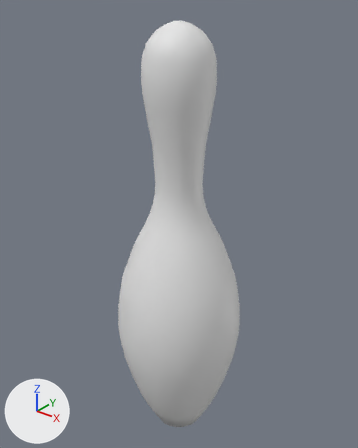
Two versions of the FBX model Bowling/Assets/Models/Bowling Pin.fbx, one commit apart.
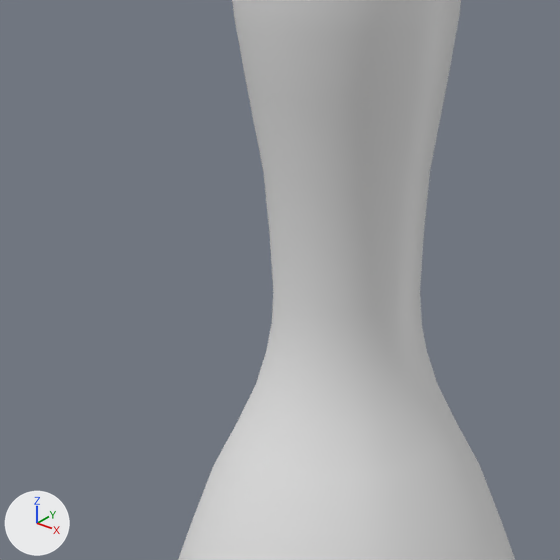
Each version appears first whole from a 50 mm camera at (3.37, -4.21, 2.98) aimed at (-0.09, 0.11, 0.3), and next in a close-up on the part from 19% to 69% of the width and 20% to 60% of the height. Arrows for +X, +Y and +Z are at lower left; the lights stay in place. Where no turn or scale is listed for an object, it has been applied to the vertices. Vertices at the same position are counted once.
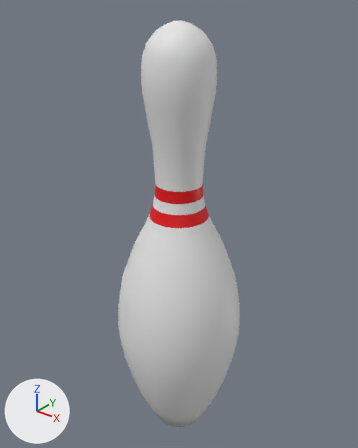
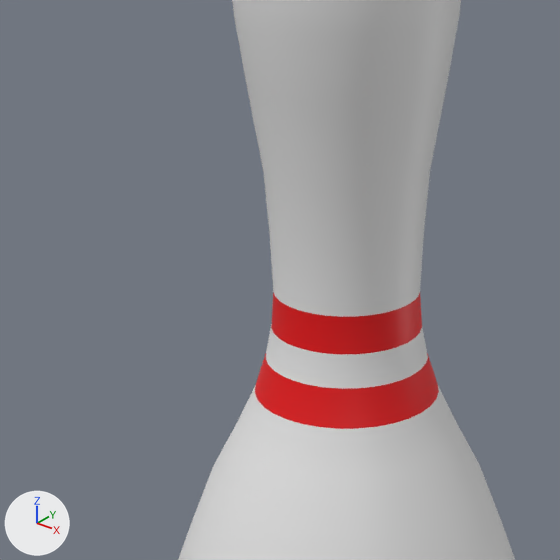
Boxes [x1, y1, x2, y2] around the edits, measured in the close-ups (560 x 560 px):
part 1 of me_circle, recoloured (white to red): [255, 353, 439, 429] in both
part 2 of me_circle, recoloured (white to red): [271, 292, 422, 355] in both

The edits, one by one:
Material 'Material.003' (mat_material_003) is new.
Its base color is (0.8, 0.0, 0.00209) (red #e70007).
me_circle has 896 vertices, 866 faces and spans x -0.8..0.8, y -0.8..0.8, z -2.93..2.36.
me_circle is used by ob_circle; location (0.0, -0.007, 0.282).
me_circle part 1: all 32 faces centred in x -0.33..0.33, y -0.33..0.33, z 0.28 switch from mat_material_001 (white #e7e7e7) to mat_material_003 (red #e70007).
me_circle part 2: all 32 faces centred in x -0.28..0.28, y -0.28..0.28, z 0.55 switch from mat_material_002 (white #e7e7e7) to mat_material_003 (red #e70007).
